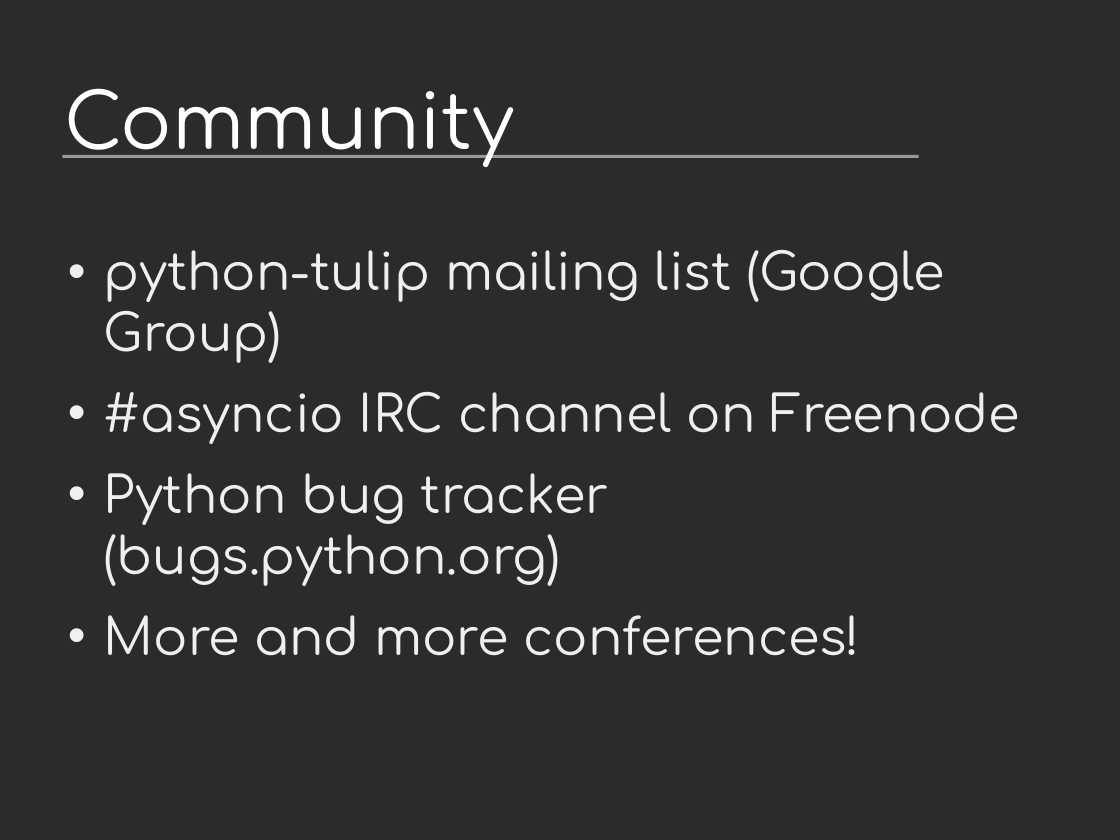
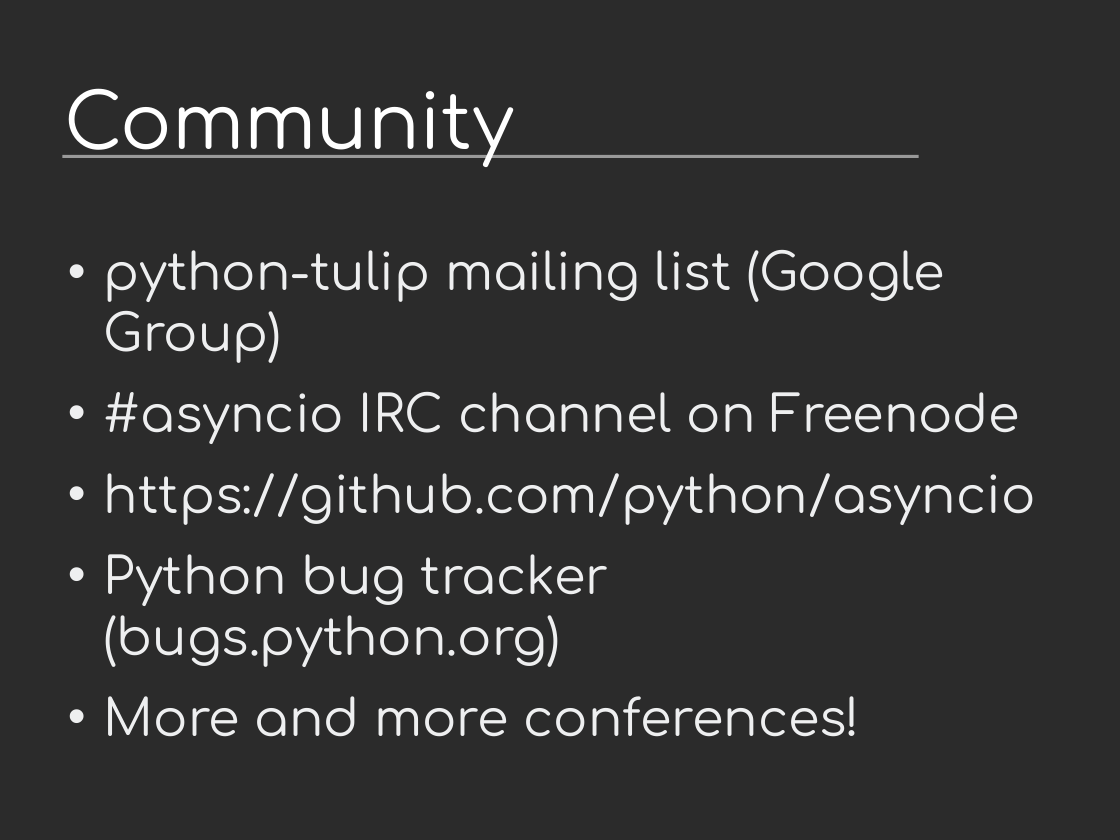
Before and after one commit to vstinner/talks, a slide deck: slide 4 of 2015-EuroPython-Bilbao/asyncio-community.odp (slide 5 before the commit). Drawn at 1120x840 pixels with LibreOffice and Linux fonts; fonts in the diff are those of the drawing; background and template pictures are left out; a plain dark background stands for a picture behind light text. Boxes give left, top, right and bottom in pixels: in the first picture for what was removed or moved away, otherwise in the second. Text is boxed around its words. In the diff, an @@ line names an element or a change of style, - is before the commit and + after.

```diff
--- a/2015-EuroPython-Bilbao/asyncio-community.odp
+++ b/2015-EuroPython-Bilbao/asyncio-community.odp
@@ text at <box>104,473,1035,525</box>: paragraph added @@
+• https://github.com/python/asyncio
```
Also in this commit, not shown: 3 other slides changed, 1 slide removed, 1 other file.
